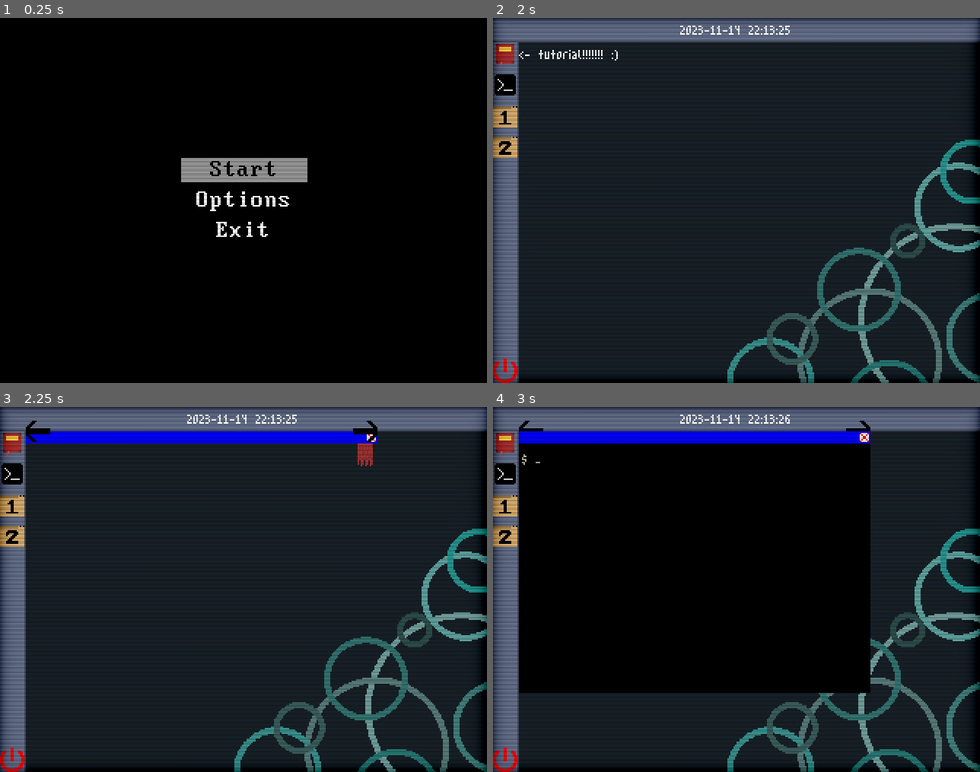
Above: before the commit, frames 1-4 (two rows, left to right).
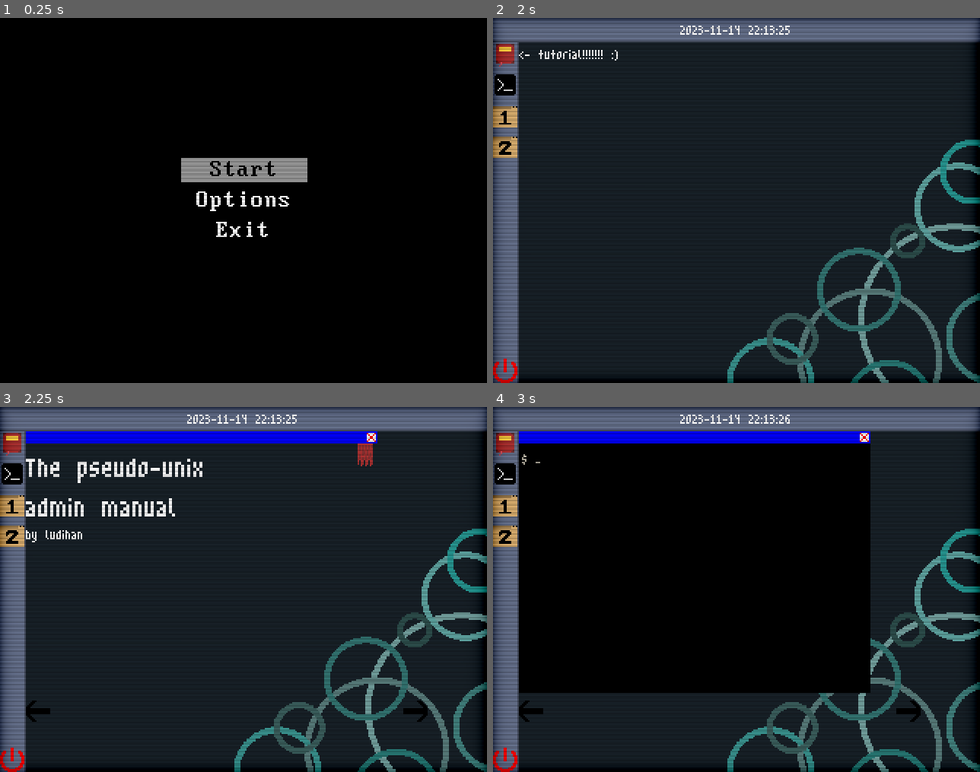
Above: after the commit, the same moments.

Repository: saLucasRd/trabalho-jogo-unix
Game: Godot game, scene res://ui/boot_menu.tscn
Two runs of this game, one before a commit and one after it. Both use one fixed random seed, a clock stepped at 60 frames per second and the inputs below. Sound files missing from this copy of the repository are replaced by a short silence.
Inputs (mouse positions are in pixels of both pictures, inside the frame that each line leads up to):
- Up to frame 1 (0.25 s): no input
- Up to frame 2 (2 s): tap Enter at 0.5, 0.6 s; move the mouse to (843, 182) at 0.52 s; hold Up 0.53-1.25 s; click (843, 182) at 0.67 s; tap Space at 0.77 s; drag from (639, 218) to (712, 273) at 1.27 s
- Up to frame 3 (2.25 s): click (9, 443) at 2 s
- Up to frame 4 (3 s): click (502, 472) at 2.75 s

Frames 1-2 are identical in both runs. In frame 3, 1.9% of the frame differs, in the area x 5-88%, y 3-87%; in frame 4, 0.4%.

Commit message:
Manual atualizado

Diff:
--- /dev/null
+++ b/ui/dekstop.tscn
@@ -0,0 +1,124 @@
+[gd_scene load_steps=12 format=3 uid="uid://d0prcbrvomul6"]
+
+[ext_resource type="Script" path="res://ui/desktop.gd" id="1_ec05d"]
+[ext_resource type="Texture2D" uid="uid://d36xin7oghlxn" path="res://assets/image/desktop.png" id="2_fi3u1"]
+[ext_resource type="FontFile" uid="uid://c53hg5h4sggrf" path="res://assets/font/m3x6.ttf" id="3_222ki"]
+[ext_resource type="Texture2D" uid="uid://dswps1iu1gws1" path="res://assets/image/manual.png" id="4_147d3"]
+[ext_resource type="Texture2D" uid="uid://cji2agsyaiiwi" path="res://assets/image/terminal.png" id="5_jsnnj"]
+[ext_resource type="Texture2D" uid="uid://cbyxaoorcmv7o" path="res://assets/image/level1.png" id="6_uxwp5"]
+[ext_resource type="Texture2D" uid="uid://b4ttkj7bq5wud" path="res://assets/image/level2.png" id="7_1vwla"]
+[ext_resource type="Texture2D" uid="uid://dlm4t8qfbnlfg" path="res://assets/image/turn_off.png" id="8_p0ykm"]
+[ext_resource type="Shader" path="res://ui/crt.gdshader" id="9_1kqv0"]
+
+[sub_resource type="ShaderMaterial" id="ShaderMaterial_obpy6"]
+shader = ExtResource("9_1kqv0")
+
+[sub_resource type="QuadMesh" id="QuadMesh_tc6kc"]
+size = Vector2(320, 240)
+center_offset = Vector3(160, 120, 0)
+
+[node name="Desktop" type="Control"]
+layout_mode = 3
+anchors_preset = 15
+anchor_right = 1.0
+anchor_bottom = 1.0
+grow_horizontal = 2
+grow_vertical = 2
+size_flags_horizontal = 3
+size_flags_vertical = 3
+script = ExtResource("1_ec05d")
+
+[node name="TextureRect" type="TextureRect" parent="."]
+texture_filter = 1
+layout_mode = 1
+anchors_preset = 15
+anchor_right = 1.0
+anchor_bottom = 1.0
+grow_horizontal = 2
+grow_vertical = 2
+texture = ExtResource("2_fi3u1")
+
+[node name="TutorialLabel" type="Label" parent="."]
+layout_mode = 0
+offset_left = 17.0
+offset_top = 16.0
+offset_right = 73.0
+offset_bottom = 39.0
+theme_override_fonts/font = ExtResource("3_222ki")
+text = "<- tutorial!!!!!!! :)"
+
+[node name="HBoxContainer" type="HBoxContainer" parent="."]
+layout_mode = 1
+anchors_preset = -1
+anchor_right = 1.0
+anchor_bottom = 0.062
+offset_bottom = 0.119999
+grow_horizontal = 2
+grow_vertical = 2
+
+[node name="Datetime" type="Label" parent="HBoxContainer"]
+layout_mode = 2
+size_flags_horizontal = 6
+theme_override_fonts/font = ExtResource("3_222ki")
+theme_override_font_sizes/font_size = 16
+horizontal_alignment = 1
+
+[node name="VBoxContainer" type="VBoxContainer" parent="."]
+layout_mode = 1
+anchors_preset = 15
+anchor_right = 1.0
+anchor_bottom = 1.0
+offset_top = 16.0
+offset_right = -304.0
+grow_horizontal = 2
+grow_vertical = 2
+
+[node name="ManButton" type="TextureButton" parent="VBoxContainer"]
+layout_mode = 2
+focus_mode = 0
+texture_normal = ExtResource("4_147d3")
+
+[node name="TerminalApp" type="TextureButton" parent="VBoxContainer"]
+layout_mode = 2
+focus_mode = 0
+texture_normal = ExtResource("5_jsnnj")
+
+[node name="Level1App" type="TextureButton" parent="VBoxContainer"]
+layout_mode = 2
+focus_mode = 0
+texture_normal = ExtResource("6_uxwp5")
+
+[node name="Level2App" type="TextureButton" parent="VBoxContainer"]
+layout_mode = 2
+focus_mode = 0
+texture_normal = ExtResource("7_1vwla")
+
+[node name="ReferenceRect" type="ReferenceRect" parent="VBoxContainer"]
+layout_mode = 2
+size_flags_vertical = 3
+
+[node name="TurnOffButton" type="TextureButton" parent="VBoxContainer"]
+layout_mode = 2
+texture_normal = ExtResource("8_p0ykm")
+
+[node name="DesktopArea" type="Control" parent="."]
+layout_mode = 1
+anchor_left = 0.053
+anchor_top = 0.067
+anchor_right = 1.0
+anchor_bottom = 1.0
+offset_left = 0.039999
+offset_top = -0.0799999
+grow_horizontal = 2
+grow_vertical = 2
+
+[node name="CanvasLayer" type="CanvasLayer" parent="."]
+
+[node name="MeshInstance2D" type="MeshInstance2D" parent="CanvasLayer"]
+material = SubResource("ShaderMaterial_obpy6")
+mesh = SubResource("QuadMesh_tc6kc")
+
+[connection signal="pressed" from="VBoxContainer/ManButton" to="." method="_on_man_button_pressed"]
+[connection signal="pressed" from="VBoxContainer/TerminalApp" to="." method="_on_terminal_app_pressed"]
+[connection signal="pressed" from="VBoxContainer/Level1App" to="." method="_on_level_1_app_pressed"]
+[connection signal="pressed" from="VBoxContainer/TurnOffButton" to="." method="_on_turn_off_button_pressed"]
--- a/ui/level.tscn
+++ b/ui/level.tscn
@@ -14,37 +14,21 @@
 
 [node name="Level" type="Control"]
 layout_mode = 3
-anchor_left = 0.003
-anchor_top = 0.027
-anchor_right = 0.75
-anchor_bottom = 0.696
-offset_left = 0.04
-offset_top = 23.52
-offset_right = -1.52588e-05
-offset_bottom = -0.0400085
+anchors_preset = 0
+offset_right = 240.0
+offset_bottom = 93.0
 grow_horizontal = 2
 grow_vertical = 2
 
 [node name="VBoxContainer2" type="VBoxContainer" parent="."]
-layout_mode = 1
-anchors_preset = -1
-anchor_left = -0.004
-anchor_top = 0.038
-anchor_right = 1.0
-anchor_bottom = 0.812
-offset_left = -0.044
-offset_top = 95.794
-offset_bottom = 75.57
-grow_horizontal = 2
-grow_vertical = 2
-
-[node name="padding" type="Control" parent="VBoxContainer2"]
-layout_mode = 2
-size_flags_vertical = 6
+layout_direction = 1
+layout_mode = 0
+offset_right = 232.0
+offset_bottom = 93.0
 
 [node name="GridContainer2" type="GridContainer" parent="VBoxContainer2"]
 layout_mode = 2
-columns = 6
+columns = 4
 
 [node name="TextureRect" type="TextureRect" parent="VBoxContainer2/GridContainer2"]
 layout_mode = 2
--- a/ui/manual.tscn
+++ b/ui/manual.tscn
@@ -7,31 +7,27 @@
 
 [node name="Manual" type="Control"]
 layout_mode = 3
-anchors_preset = 15
-anchor_right = 1.0
-anchor_bottom = 1.0
-grow_horizontal = 2
-grow_vertical = 2
+offset_left = 12.0
+offset_top = 26.0
+offset_right = 276.0
+offset_bottom = 210.0
 
 [node name="PreviousPage" type="TextureButton" parent="."]
 layout_mode = 1
 anchors_preset = -1
-anchor_top = 0.933
-anchor_right = 0.05
-anchor_bottom = 1.0
-offset_top = 0.0799866
+offset_top = 168.0
+offset_right = 16.0
+offset_bottom = 184.0
 grow_vertical = 0
 texture_normal = ExtResource("2_yy5c3")
 
 [node name="NextPage" type="TextureButton" parent="."]
 layout_mode = 1
-anchors_preset = 3
-anchor_left = 1.0
-anchor_top = 1.0
-anchor_right = 1.0
-anchor_bottom = 1.0
-offset_left = -16.0
-offset_top = -16.0
+anchors_preset = -1
+offset_left = 250.8
+offset_top = 171.752
+offset_right = 264.0
+offset_bottom = 184.0
 grow_horizontal = 0
 grow_vertical = 0
 texture_normal = ExtResource("3_j3jhl")
@@ -48,16 +44,9 @@
 
 [node name="Page0-1" type="HBoxContainer" parent="."]
 layout_mode = 1
-anchors_preset = 15
-anchor_right = 1.0
-anchor_bottom = 1.0
-grow_horizontal = 2
-grow_vertical = 2
+offset_right = 264.0
+offset_bottom = 183.0
 theme_override_constants/separation = 0
-
-[node name="ReferenceRect" type="ReferenceRect" parent="Page0-1"]
-layout_mode = 2
-size_flags_horizontal = 3
 
 [node name="Page1" type="RichTextLabel" parent="Page0-1"]
 layout_mode = 2
@@ -66,11 +55,8 @@
 bbcode_enabled = true
 text = "[font_size=32]The pseudo-unix admin manual[/font_size]
 by ludihan"
+fit_content = true
 
-[node name="Control" type="Control" parent="."]
-layout_mode = 1
-anchors_preset = 15
-anchor_right = 1.0
-anchor_bottom = 1.0
-grow_horizontal = 2
-grow_vertical = 2
+[node name="ReferenceRect" type="ReferenceRect" parent="Page0-1"]
+layout_mode = 2
+size_flags_horizontal = 3
